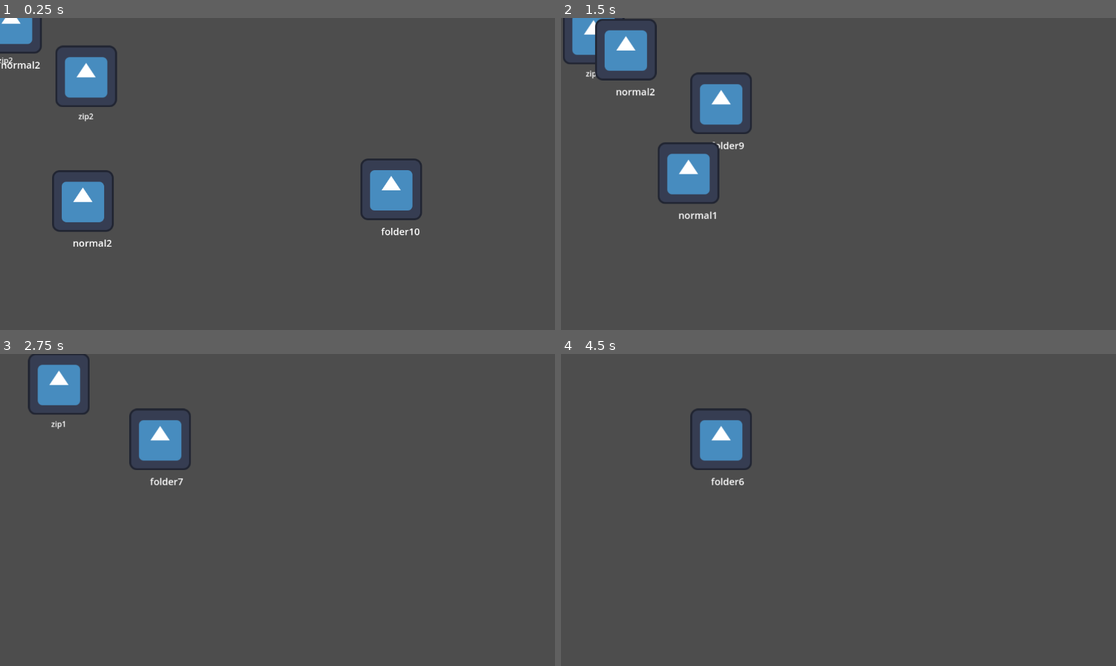
Above: before the commit, frames 1-4 (two rows, left to right).
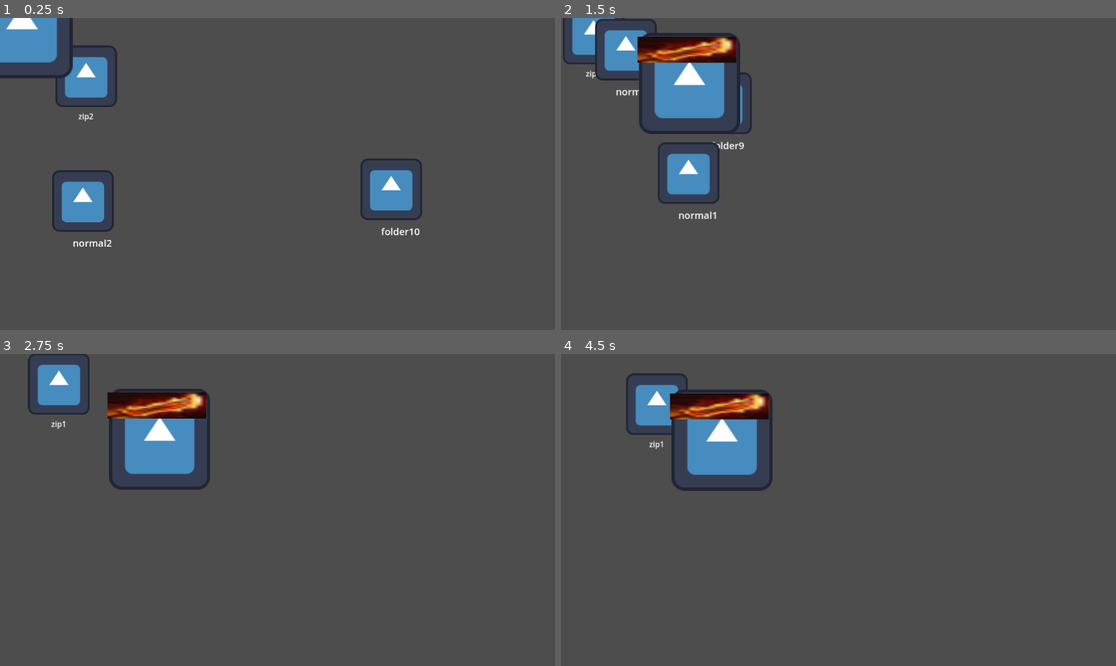
Above: after the commit, the same moments.

Repository: icheft524/Folder-Brawler
Game: Godot game, scene res://main.tscn
The game is run twice, just before and just after one commit, with the same random seed, the same clock (stepped at 60 frames per second) and the same inputs. The engine's default icon, where the game draws it, is replaced by a stand-in: a white triangle on a blue panel in a dark square.
Inputs (mouse positions are in pixels of both pictures, inside the frame that each line leads up to):
- Up to frame 1 (0.25 s): no input
- Up to frame 2 (1.5 s): drag from (949, 189) to (655, 77) at 0.52 s; drag from (683, 183) to (721, 102) at 1.27 s
- Up to frame 3 (2.75 s): move the mouse to (44, 375) at 2.02 s; click (44, 375) at 2.17 s
- Up to frame 4 (4.5 s): drag from (810, 572) to (622, 385) at 2.77 s; move the mouse to (1005, 556) at 3.52 s; click (1005, 556) at 3.67 s; drag from (672, 463) to (755, 432) at 4.27 s

The runs differ from the first frame. In frame 1, 1.6% of the frame differs, in the area x 0-14%, y 0-20%; in frame 2, 4.4%; in frame 3, 3.8%; in frame 4, 4.8%, in the area x 11-39%, y 6-44%.

Commit message:
enemy

Diff:
--- /dev/null
+++ b/enemy/ads_file/ads_file.gd
@@ -0,0 +1,62 @@
+extends CharacterBody2D
+
+@onready var target = %folder
+var draggingDistance
+var dir
+var dragging_folder
+var newPosition = Vector2()
+@export var speed_x = 7
+@export var speed_y = 7
+@export var speed = 200
+
+
+var mouse_in = false
+var target_position
+var direction
+
+func _ready():
+	pass
+
+
+func _input(event):
+	if event is InputEventMouseButton:
+		if event.is_pressed() && mouse_in:
+			draggingDistance = position.distance_to(get_viewport().get_mouse_position())
+			dir = (get_viewport().get_mouse_position() - position).normalized()
+			dragging_folder = true
+			newPosition = get_viewport().get_mouse_position() - draggingDistance * dir
+		else:
+			dragging_folder = false
+
+	elif event is InputEventMouseMotion:
+		if dragging_folder:
+			newPosition = get_viewport().get_mouse_position() - draggingDistance * dir
+
+
+	if event is InputEventMouseButton:
+		if event.is_double_click() && mouse_in:
+			get_parent().remove_child(self)
+			self.queue_free()
+
+func _physics_process(delta):
+	movement()
+	if dragging_folder:
+		velocity = (newPosition - position) * Vector2(speed_x, speed_y)
+		move_and_slide()
+
+func movement():
+	target_position = target.position
+	direction = ( target_position - self.position).normalized()
+	if direction.x > 0:
+		$Sprite2D.flip_h = true
+	elif direction.x < 0:
+		$Sprite2D.flip_h = false
+	velocity = Vector2(direction).rotated(rotation) * speed * 1
+	move_and_slide()
+
+func _on_drag_area_mouse_entered():
+	mouse_in = true
+
+
+func _on_drag_area_mouse_exited():
+	mouse_in = false
--- /dev/null
+++ b/enemy/ads_file/ads_file.tscn
@@ -0,0 +1,29 @@
+[gd_scene load_steps=5 format=3 uid="uid://b1qdehqlqfqlu"]
+
+[ext_resource type="Texture2D" uid="uid://dljrwwfxtpruq" path="res://icon.svg" id="1_prxut"]
+[ext_resource type="Script" path="res://enemy/ads_file/ads_file.gd" id="2_7jcnh"]
+[ext_resource type="Texture2D" uid="uid://cqa0p4irvbig6" path="res://folder/GuinsoosRageblade-copy.png" id="3_tm2f2"]
+
+[sub_resource type="RectangleShape2D" id="RectangleShape2D_2dk1o"]
+size = Vector2(206, 55)
+
+[node name="ads_file" type="CharacterBody2D"]
+script = ExtResource("2_7jcnh")
+
+[node name="Sprite2D" type="Sprite2D" parent="."]
+scale = Vector2(1.64063, 1.64063)
+texture = ExtResource("1_prxut")
+
+[node name="Sprite2D2" type="Sprite2D" parent="."]
+position = Vector2(-5.5, -70)
+scale = Vector2(10.25, 2.7)
+texture = ExtResource("3_tm2f2")
+
+[node name="drag_area" type="Area2D" parent="."]
+
+[node name="CollisionShape2D" type="CollisionShape2D" parent="drag_area"]
+position = Vector2(-1, -71.5)
+shape = SubResource("RectangleShape2D_2dk1o")
+
+[connection signal="mouse_entered" from="drag_area" to="." method="_on_drag_area_mouse_entered"]
+[connection signal="mouse_exited" from="drag_area" to="." method="_on_drag_area_mouse_exited"]
--- a/enemy/normal_file/normal_file.tscn
+++ b/enemy/normal_file/normal_file.tscn
@@ -11,7 +11,7 @@
 texture = ExtResource("3_mneyw")
 
 [sub_resource type="CircleShape2D" id="CircleShape2D_1l8qm"]
-radius = 78.2304
+radius = 50.04
 
 [node name="normalFile" type="CharacterBody2D"]
 script = ExtResource("1_6aj4h")
--- a/enemy/zip_file/zip_file.gd
+++ b/enemy/zip_file/zip_file.gd
@@ -50,11 +50,23 @@
 
 func dead():
 	if hp == 0:
-		var filespawn = global_position
-		var file = normal_file.instantiate()
-		file.position = filespawn
-		get_parent().add_child(file)
 		queue_free()
+		var filespawn_top = $top.global_position
+		var file_top = normal_file.instantiate()
+		file_top.position = filespawn_top
+		get_parent().add_child(file_top)
+
+		var filespawn_mid = $mid.global_position
+		var file_mid = normal_file.instantiate()
+		file_mid.position = filespawn_mid
+		get_parent().add_child(file_mid)
+
+		var filespawn_bot = $bot.global_position
+		var file_bot = normal_file.instantiate()
+		file_bot.position = filespawn_bot
+		get_parent().add_child(file_bot)
+
+
 
 func _on_area_2d_area_entered(area):
 	if area.is_in_group("folder"):
--- a/enemy/zip_file/zip_file.tscn
+++ b/enemy/zip_file/zip_file.tscn
@@ -11,7 +11,7 @@
 texture = ExtResource("3_n82sm")
 
 [sub_resource type="CircleShape2D" id="CircleShape2D_jjo4c"]
-radius = 80.0
+radius = 56.0089
 
 [node name="zipFile" type="CharacterBody2D"]
 script = ExtResource("1_ppmwp")
@@ -34,13 +34,13 @@
 vertical_alignment = 1
 
 [node name="top" type="Marker2D" parent="."]
-position = Vector2(-2, -78)
+position = Vector2(-1, -119)
 
-[node name="center" type="Marker2D" parent="."]
+[node name="mid" type="Marker2D" parent="."]
 position = Vector2(0, 2)
 
-[node name="bottom" type="Marker2D" parent="."]
-position = Vector2(-5, 81)
+[node name="bot" type="Marker2D" parent="."]
+position = Vector2(0, 114)
 
 [connection signal="area_entered" from="Area2D" to="." method="_on_area_2d_area_entered"]
 [connection signal="mouse_entered" from="Area2D" to="." method="_on_area_2d_mouse_entered"]
--- a/folder/playerInv.tres
+++ b/folder/playerInv.tres
@@ -5,87 +5,87 @@
 
 [sub_resource type="Resource" id="Resource_kjwc7"]
 script = ExtResource("2_ypl6w")
-amount = 0
+hp = 0
 
 [sub_resource type="Resource" id="Resource_8d2qw"]
 script = ExtResource("2_ypl6w")
-amount = 0
+hp = 0
 
 [sub_resource type="Resource" id="Resource_vs771"]
 script = ExtResource("2_ypl6w")
-amount = 0
+hp = 0
 
 [sub_resource type="Resource" id="Resource_3r2ot"]
 script = ExtResource("2_ypl6w")
-amount = 0
+hp = 0
 
 [sub_resource type="Resource" id="Resource_aq6l1"]
 script = ExtResource("2_ypl6w")
-amount = 0
+hp = 0
 
 [sub_resource type="Resource" id="Resource_0jxdp"]
 script = ExtResource("2_ypl6w")
-amount = 0
+hp = 0
 
 [sub_resource type="Resource" id="Resource_pmrk6"]
 script = ExtResource("2_ypl6w")
-amount = 0
+hp = 0
 
 [sub_resource type="Resource" id="Resource_xiad6"]
 script = ExtResource("2_ypl6w")
-amount = 0
+hp = 0
 
 [sub_resource type="Resource" id="Resource_ah063"]
 script = ExtResource("2_ypl6w")
-amount = 0
+hp = 0
 
 [sub_resource type="Resource" id="Resource_qnnms"]
 script = ExtResource("2_ypl6w")
-amount = 0
+hp = 0
 
 [sub_resource type="Resource" id="Resource_yswms"]
 script = ExtResource("2_ypl6w")
-amount = 0
+hp = 0
 
 [sub_resource type="Resource" id="Resource_ykxr3"]
 script = ExtResource("2_ypl6w")
-amount = 0
+hp = 0
 
 [sub_resource type="Resource" id="Resource_hww7l"]
 script = ExtResource("2_ypl6w")
-amount = 0
+hp = 0
 
 [sub_resource type="Resource" id="Resource_22s37"]
 script = ExtResource("2_ypl6w")
-amount = 0
+hp = 0
 
 [sub_resource type="Resource" id="Resource_ari6e"]
 script = ExtResource("2_ypl6w")
-amount = 0
+hp = 0
 
 [sub_resource type="Resource" id="Resource_rrxeo"]
 script = ExtResource("2_ypl6w")
-amount = 0
+hp = 0
 
 [sub_resource type="Resource" id="Resource_3gwof"]
 script = ExtResource("2_ypl6w")
-amount = 0
+hp = 0
 
 [sub_resource type="Resource" id="Resource_f77fh"]
 script = ExtResource("2_ypl6w")
-amount = 0
+hp = 0
 
 [sub_resource type="Resource" id="Resource_1u353"]
 script = ExtResource("2_ypl6w")
-amount = 0
+hp = 0
 
 [sub_resource type="Resource" id="Resource_yebuf"]
 script = ExtResource("2_ypl6w")
-amount = 0
+hp = 0
 
 [sub_resource type="Resource" id="Resource_yp7hc"]
 script = ExtResource("2_ypl6w")
-amount = 0
+hp = 0
 
 [resource]
 script = ExtResource("1_cywx7")
--- a/main.tscn
+++ b/main.tscn
@@ -1,9 +1,10 @@
-[gd_scene load_steps=5 format=3 uid="uid://de8dur0jvngm2"]
+[gd_scene load_steps=6 format=3 uid="uid://de8dur0jvngm2"]
 
 [ext_resource type="PackedScene" uid="uid://dr0dyvw0s0u0s" path="res://folder/folder.tscn" id="1_enwj4"]
 [ext_resource type="PackedScene" uid="uid://b1vhh0gbxm27" path="res://enemy/normal_file/normal_file.tscn" id="2_s62h6"]
 [ext_resource type="PackedScene" uid="uid://c76fdqn24ggef" path="res://enemy/zip_file/zip_file.tscn" id="3_vqyii"]
 [ext_resource type="PackedScene" uid="uid://d26xg6dvehwx2" path="res://folder/folder_inventory.tscn" id="4_1k5gq"]
+[ext_resource type="PackedScene" uid="uid://b1qdehqlqfqlu" path="res://enemy/ads_file/ads_file.tscn" id="5_74sol"]
 
 [node name="main" type="Node2D"]
 
@@ -28,3 +29,5 @@
 [node name="zipFile2" parent="." instance=ExtResource("3_vqyii")]
 
 [node name="normalFile2" parent="." instance=ExtResource("2_s62h6")]
+
+[node name="ads_file" parent="." instance=ExtResource("5_74sol")]
